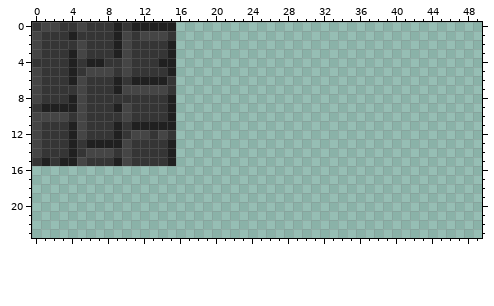
Edited in one commit: sprite sheet (sample game/floor.png). The picture above was drawn from the file before the commit.
The file is 192x80 pixels. Shown: x 0..49, y 0..23.
After:
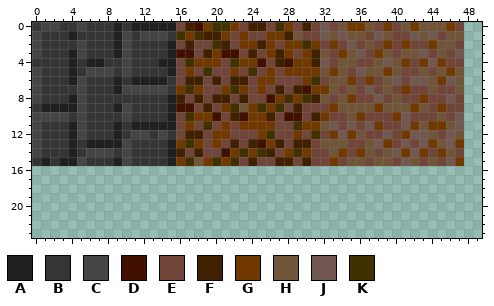
Palette (. is transparent): A #202020  B #353535  C #454545  D #411000  E #714539  F #412000  G #713900  H #715539  J #715951  K #413100
Edits made:
Changed rows in their new state; - is an unchanged pixel.
first column x 16:
 0 EFDGKKGEFFEKGEFEJEHGGHEGEHGHHHGE
 1 KGKFFGEGEEGGFHEEJHJHHEJHEEJHJEHH
 2 EFEEKFEGGFGEGGKGEGEJEHEGEGEEGHHE
 3 DDEFGDDEFEGFGEGFHEGHJEGHEHHJEHEJ
 4 EKGGGEKGGDEFDGGFJEHHEEHJHGEGJGEE
 5 EGEKEEGEKEGEGGGGHGHEJHHGHEEHEHGH
 6 EFFEFEFFEGGEEEGKEHHGEGEHJEJJHGJH
 7 GKGEEGKGEGEFEFDGGHEHEJEHEGEEHEEH
 8 FEFEFFEFEEDGKGKFHEHGEEJEHEEGEEJE
 9 DDEFEGKHGKGKEFEEEGHHHHGHHHGHEGEE
10 EKGGDEFDGGFEDDEFGEEHGEEEGJEEEHEJ
11 EGEKEGEGGGGEEKGGHJEJEJGEEJGHGGHJ
12 EFFEGGEEEGKEEGEKEGJGHEEJEGJJHEJH
13 GKGEGEFEFDGFEFFEHHHEEHJGEJEJGHJG
14 FEFEEDGKGKFEGKGEEHGEGHEHJGJGEGHE
15 GKHGKGKEFEEFFEFEEGEHHEHHEJHEHEJG
